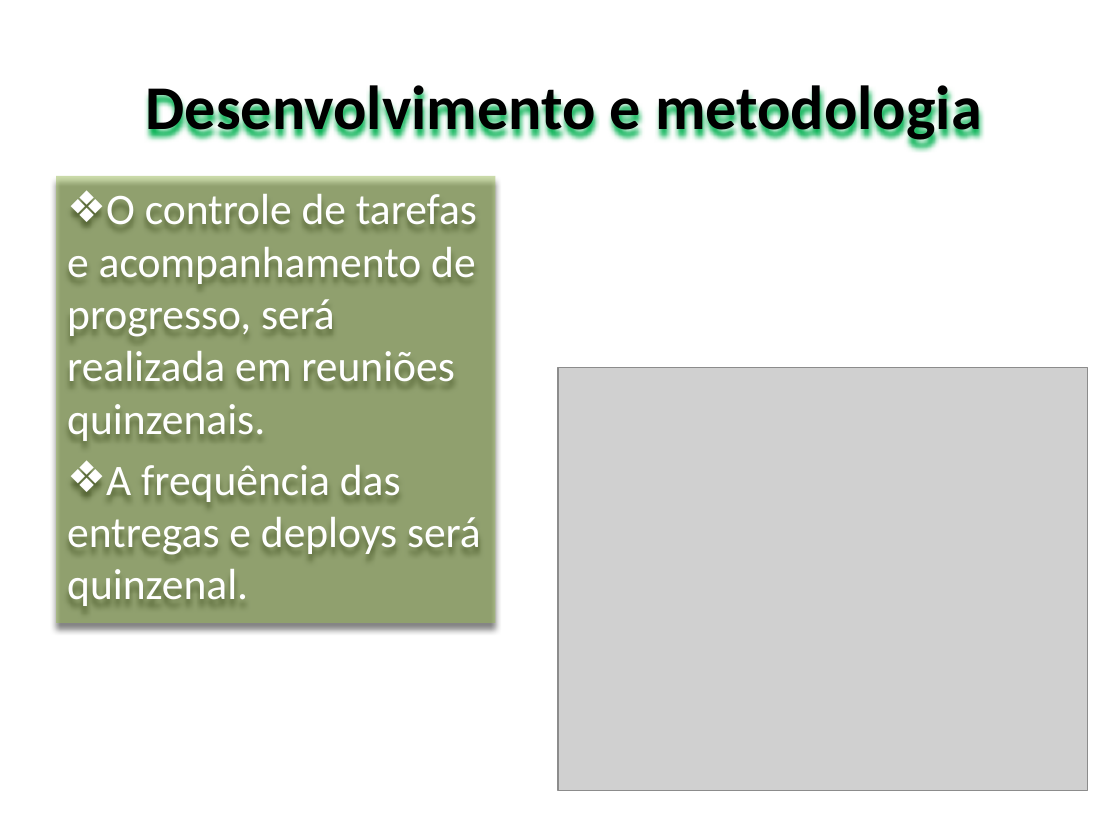
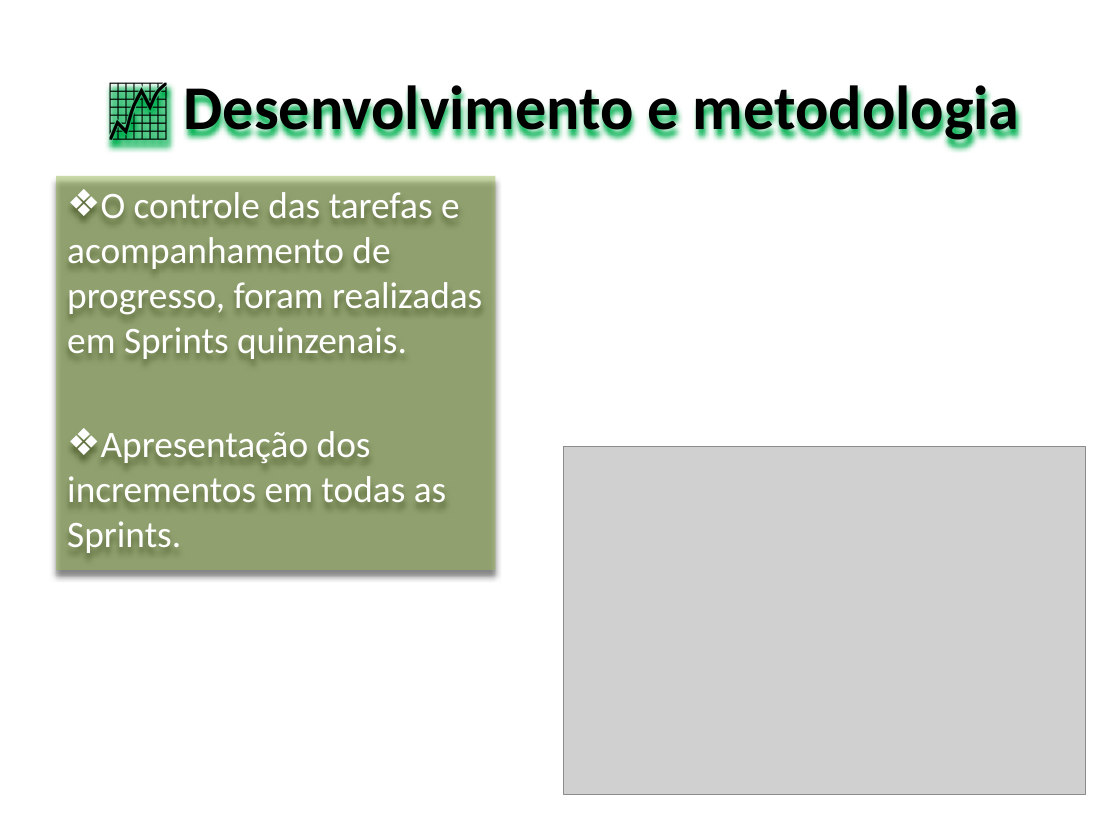
Before and after one commit to IgoRenatoo/JS-Proz-HortaUrbana, a slide deck: slide 5 of presentation.pptx (slide 7 before the commit). Drawn at 1120x840 pixels with LibreOffice and Linux fonts; fonts in the diff are those of the drawing; grey boxes stand for pictures; background and template pictures are left out. Boxes give left, top, right and bottom in pixels: in the first picture for what was removed or moved away, otherwise in the second. Text is boxed around its words. In the diff, an @@ line names an element or a change of style, - is before the commit and + after.

Commit message:
deploy: :rocket: Finish Project
- Added payment logic structure and CSS

```diff
--- a/presentation.pptx
+++ b/presentation.pptx
@@ title at box(184, 77, 1020, 144): text changed @@
-Desenvolvimento e metodologia
+📈 Desenvolvimento e metodologia
@@ text "O controle das tarefas e ...": place and size @@
-text "O controle das tarefas e ..." at box(56, 176, 495, 623)
+text "O controle das tarefas e ..." at box(56, 176, 495, 570)
@@ text at box(67, 192, 482, 553): text changed; size 28 to 24 pt @@
-❖ O controle de tarefas e acompanhamento de progresso, será realizada em reuniões quinzenais.
-❖ A frequência das entregas e deploys será quinzenal.
+❖ O controle das tarefas e acompanhamento de progresso, foram realizadas em Sprints quinzenais.
+❖ Apresentação dos incrementos em todas as Sprints.
@@ picture: place and size @@
-picture at box(558, 367, 1086, 791)
+picture at box(563, 447, 1085, 794)
```
Also in this commit, not shown: 4 other slides changed, 2 slides removed, 7 other files.
